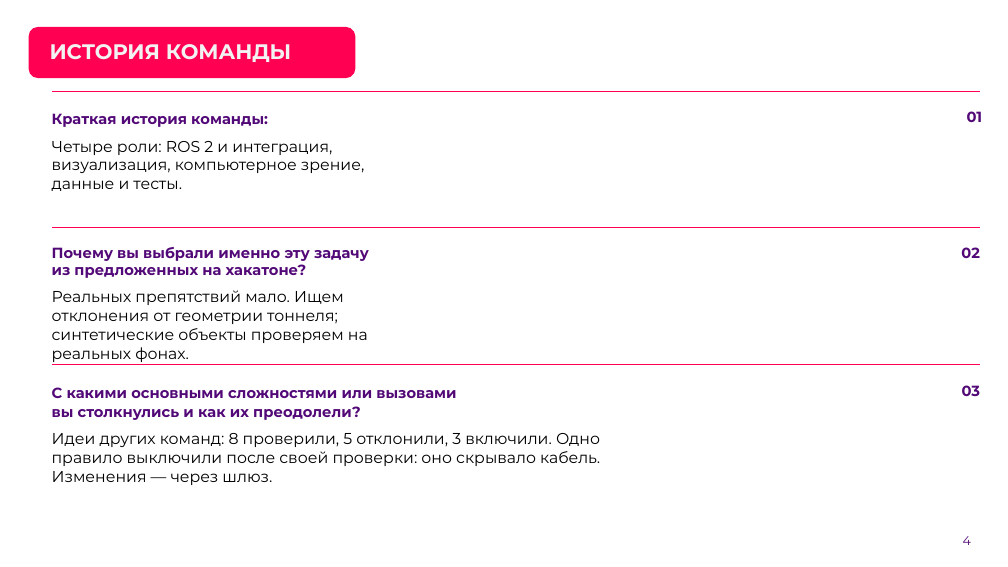
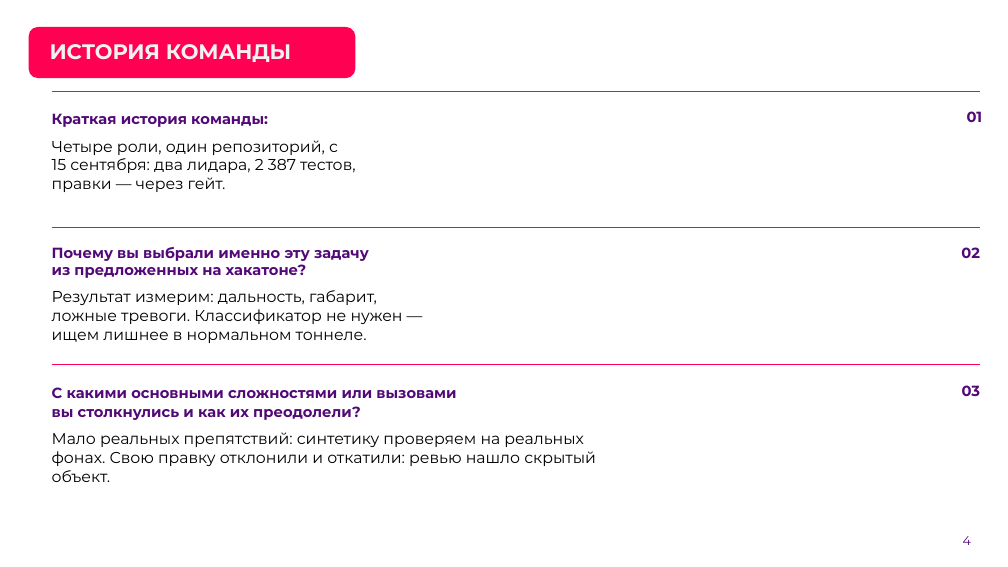
Before and after one commit to pmixay/ReSense, a slide deck: slide 4 of docs/presentation/ReSense_LCT2026.pptx. Drawn at 1008x567 pixels with LibreOffice and Linux fonts; fonts in the diff are those of the drawing; background and template pictures are left out. Boxes give left, top, right and bottom in pixels: in the first picture for what was removed or moved away, otherwise in the second. Text is boxed around its words. In the diff, an @@ line names an element or a change of style, - is before the commit and + after.

```diff
--- a/docs/presentation/ReSense_LCT2026.pptx
+++ b/docs/presentation/ReSense_LCT2026.pptx
@@ text at <box>52,140,355,192</box>: text changed @@
-Четыре роли: ROS 2 и интеграция, визуализация, компьютерное зрение, данные и тесты.
+Четыре роли, один репозиторий, с 15 сентября: два лидара, 2 387 тестов, правки — через гейт.
@@ text at <box>52,290,403,343</box>: text changed @@
-Реальных препятствий мало. Ищем отклонения от геометрии тоннеля; синтетические объекты проверяем на реальных фонах.
+Результат измерим: дальность, габарит, ложные тревоги. Классификатор не нужен — ищем лишнее в нормальном тоннеле.
@@ text at <box>52,432,596,482</box>: text changed @@
-Идеи других команд: 8 проверили, 5 отклонили, 3 включили. Одно правило выключили после своей проверки: оно скрывало кабель. Изменения — через шлюз.
+Мало реальных препятствий: синтетику проверяем на реальных фонах. Свою правку отклонили и откатили: ревью нашло скрытый объект.
```
Also in this commit, not shown: 9 other slides changed, 8 other files.
